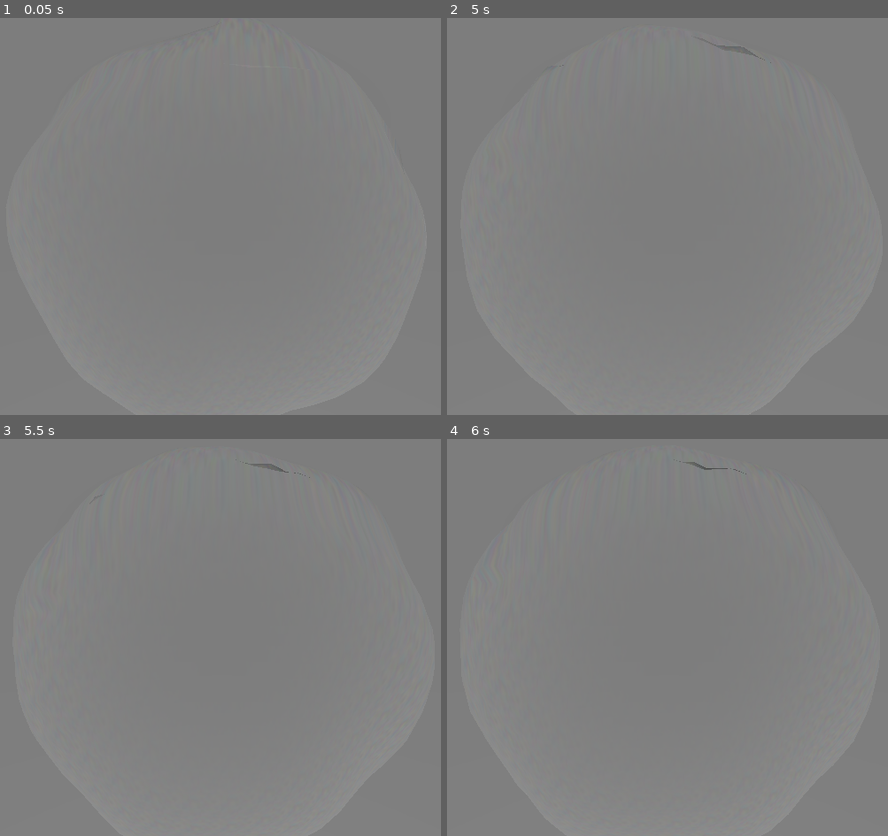
Above: before the commit, frames 1-4 (two rows, left to right).
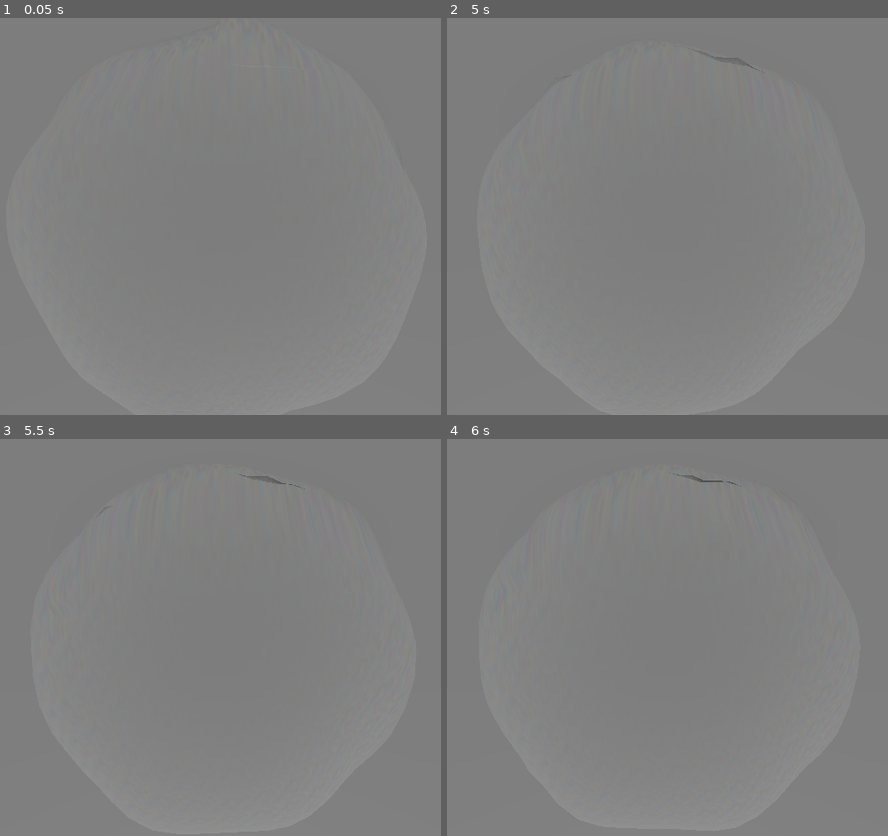
Above: after the commit, the same moments.

Repository: Lycentzia/platzen-oder-profit
Game: Godot game, scene res://main.tscn
The game is run twice, just before and just after one commit, with the same random seed, the same clock (stepped at 60 frames per second) and the same inputs.
Inputs:
- Up to frame 1 (0.05 s): no input
- Up to frame 2 (5 s): tap Enter at 0.5, 2, 3.5 s; tap Space at 1.25, 2.75, 4.25 s
- Up to frame 3 (5.5 s): no input
- Up to frame 4 (6 s): no input

Frame 1 is identical in both runs. In frame 2, less than 0.1% of the frame differs, in the area x 25-74%, y 6-16%; in frame 3, 0.1%; in frame 4, 0.1%, in the area x 51-68%, y 5-13%.

Commit message:
shrink bubble every tick

Diff:
--- /dev/null
+++ b/main.gd
@@ -0,0 +1,10 @@
+extends Node
+
+@onready var sphere = $Sphere
+
+var sphereShrinkRate = 0.999
+
+func _on_tick_timeout():
+	var scaleBefore = sphere.scale
+	var scaleAfter = scaleBefore * Vector3(sphereShrinkRate, sphereShrinkRate, sphereShrinkRate)
+	sphere.scale = scaleAfter
--- a/main.tscn
+++ b/main.tscn
@@ -1,5 +1,6 @@
-[gd_scene load_steps=4 format=3 uid="uid://dtqbbvoy7gsg0"]
+[gd_scene load_steps=5 format=3 uid="uid://dtqbbvoy7gsg0"]
 
+[ext_resource type="Script" path="res://main.gd" id="1_62uqs"]
 [ext_resource type="PackedScene" uid="uid://bhyqis20wvvgn" path="res://sphere.tscn" id="1_kh8ai"]
 
 [sub_resource type="BoxShape3D" id="BoxShape3D_o3wit"]
@@ -9,6 +10,7 @@
 size = Vector3(100, 2, 100)
 
 [node name="Main" type="Node"]
+script = ExtResource("1_62uqs")
 
 [node name="Ground" type="StaticBody3D" parent="."]
 transform = Transform3D(1, 0, 0, 0, 1, 0, 0, 0, 1, 0, -1, 0)
@@ -30,3 +32,9 @@
 transform = Transform3D(1, 0, 0, 0, 0.965926, 0.258819, 0, -0.258819, 0.965926, 0, 0, 0)
 
 [node name="Sphere" parent="." instance=ExtResource("1_kh8ai")]
+
+[node name="Tick" type="Timer" parent="."]
+wait_time = 0.1
+autostart = true
+
+[connection signal="timeout" from="Tick" to="." method="_on_tick_timeout"]
